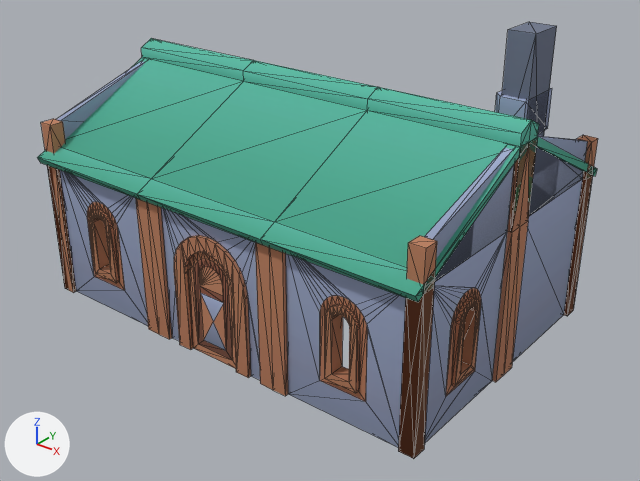
Two versions of the glTF model modeles/maison-atlante-1.glb, one commit apart.
Both versions are drawn from a 50 mm camera at (10.36, -12.72, 9.17) aimed at (0.51, -0.41, 1.54). Arrows for +X, +Y and +Z are at lower left; the lights stay in place. The first picture is the older version. Mesh edges are drawn as thin lines. Where no turn or scale is listed for an object, it has been applied to the vertices. Vertices at exactly the same position are counted once.

The first picture shows 'wall-window-round'.
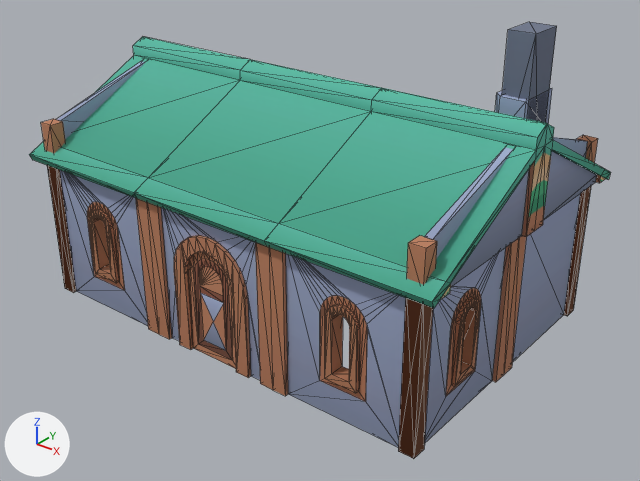
Where the newer file only moved an object's origin or applied its transform, the numbers keep the older frame.

The change, as JSON lines over the scene's bpy script:
```json
{"block": "me_wall_window_round", "where": "# used by ob_wall_window_round; location = (0.0, 0.0, 2.85)"}
{"op": "remove", "block": "me_wall_window_round", "code": "me_wall_window_round.from_pydata(...)  # 1034 vertices, 2124 faces; spans x -4.5..4.5, y -3.2..3.2, z -3.0..3.0"}
{"op": "add", "block": "me_wall_window_round", "code": "me_wall_window_round.from_pydata(...)  # 1066 vertices, 2128 faces; spans x -4.77..4.77, y -3.2..3.2, z -3.0..3.0"}
{"block": "me_wall_window_round", "change": "me_wall_window_round part 1: a new loose piece of 140 vertices spanning x -4.77..4.77, y -3.2..3.2, z -0.07..1.88, in mat_colormap"}
{"block": "me_wall_window_round", "change": "other edits to the shape of me_wall_window_round do not show in these pictures"}
```

What differs and where, as boxes (x1, y1, x2, y2) in the pictures (640 x 481 px):
```json
{"object": "wall-window-round", "change": "reshaped", "before": [37, 22, 598, 459], "after": [29, 22, 611, 459]}
{"part": 1, "of": "me_wall_window_round", "change": "added", "after": [29, 37, 611, 308], "on screen": "green"}
```
